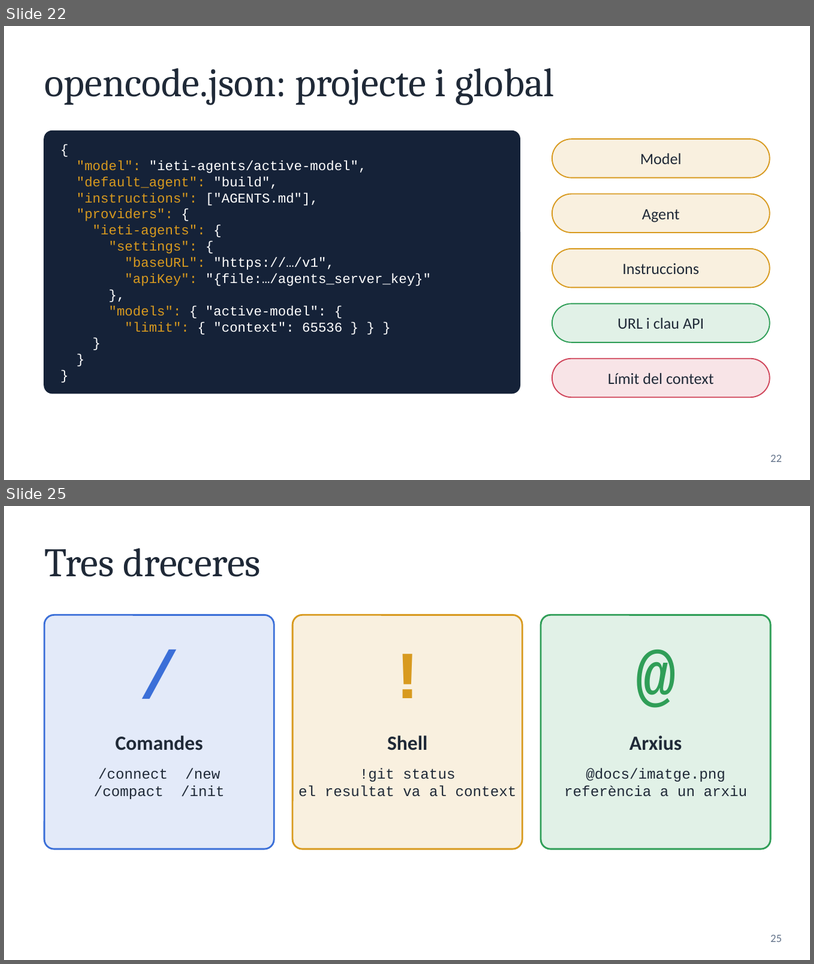
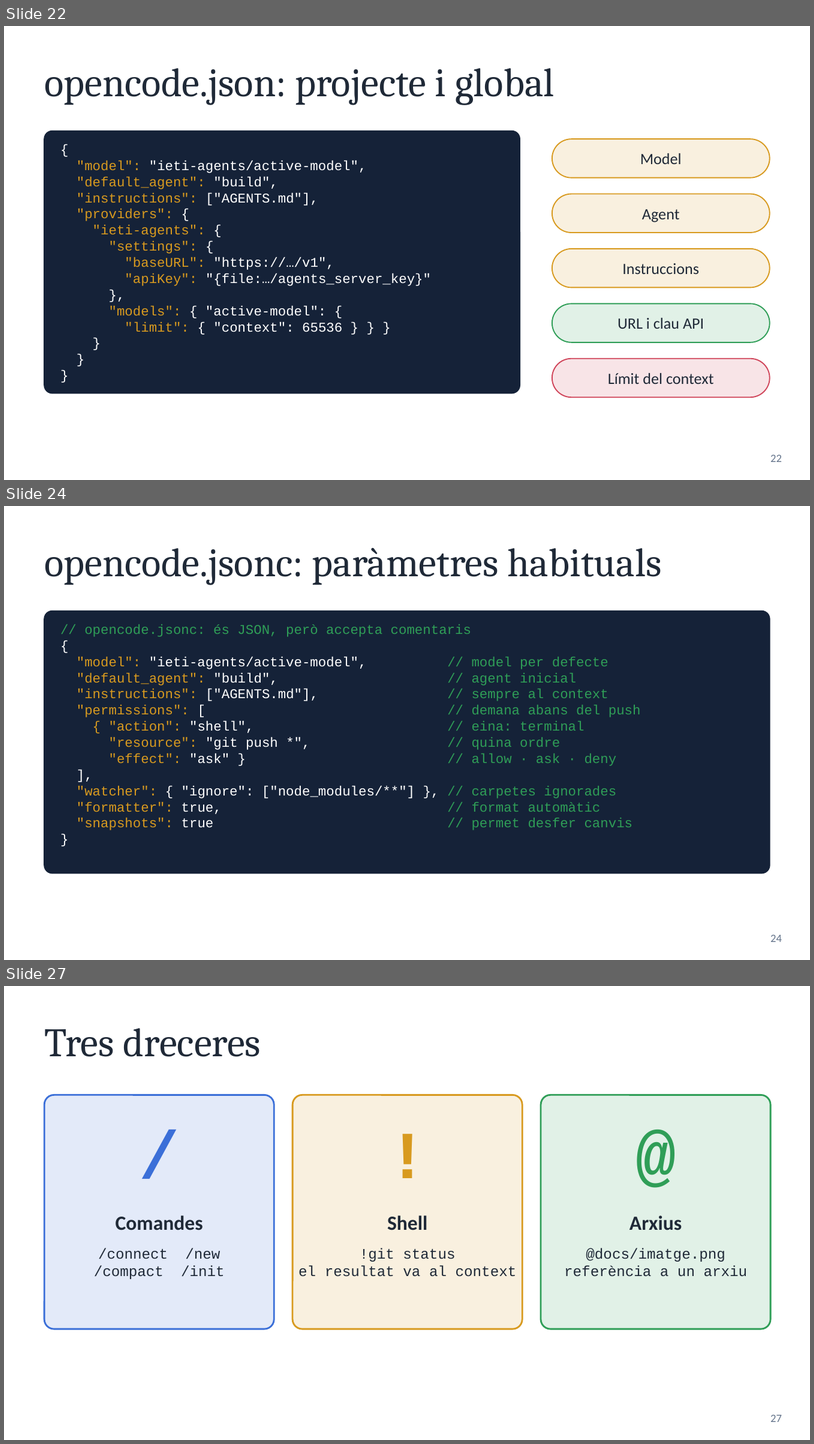
Before and after one commit to optimisme/XTEC-CursAgentsIA, a slide deck: diapositives/01 - Agents IA i OpenCode.pptx. Shown one above the other, each under a label of ours: slides 22 and 25 before the commit, slides 22, 24 and 27 after it; the slides between them are not shown. The pictures are 814x964 and 814x1444 pixels, drawn with LibreOffice and Linux fonts; fonts in the diff are those of the drawing. Boxes give left, top, right and bottom in pixels: in the first picture for what was removed or moved away, otherwise in the second. Text is boxed around its words. In the diff, an @@ line names an element or a change of style, - is before the commit and + after.

```diff
--- a/diapositives/01 - Agents IA i OpenCode.pptx
+++ b/diapositives/01 - Agents IA i OpenCode.pptx
@@ slide 24 added at (x1=4, y1=506, x2=810, y2=960), background #FFFFFF @@
@@ title added at (x1=44, y1=548, x2=662, y2=585), 36 pt, text #1F2937 @@
+opencode.jsonc: paràmetres habituals
@@ rounded rectangle added at (x1=44, y1=611, x2=770, y2=873), fill #152238, outline #152238 1 pt @@
@@ text added at (x1=77, y1=624, x2=641, y2=830), 12 pt, text #2F9E57 @@
+// opencode.jsonc: és JSON, però accepta comentaris
+{
+"model": "ieti-agents/active-model", // model per defecte
+"default_agent": "build", // agent inicial
+"instructions": ["AGENTS.md"], // sempre al context
+"permissions": [ // demana abans del push
+{ "action": "shell", // eina: terminal
+"resource": "git push *", // quina ordre
+"effect": "ask" } // allow · ask · deny
+],
+"watcher": { "ignore": ["node_modules/**"] }, // carpetes ignorades
+"formatter": true, // format automàtic
+"snapshots": true // permet desfer canvis
+}
@@ page number added at (x1=771, y1=934, x2=782, y2=942), 10 pt, text #64748B @@
+24
@@ what was slide 25 is now slide 27 @@
@@ page number at (x1=771, y1=1414, x2=782, y2=1422): text changed @@
-25
+27
```
Also in this commit, not shown: 4 slides changed, 1 other slide added, 25 other files.
